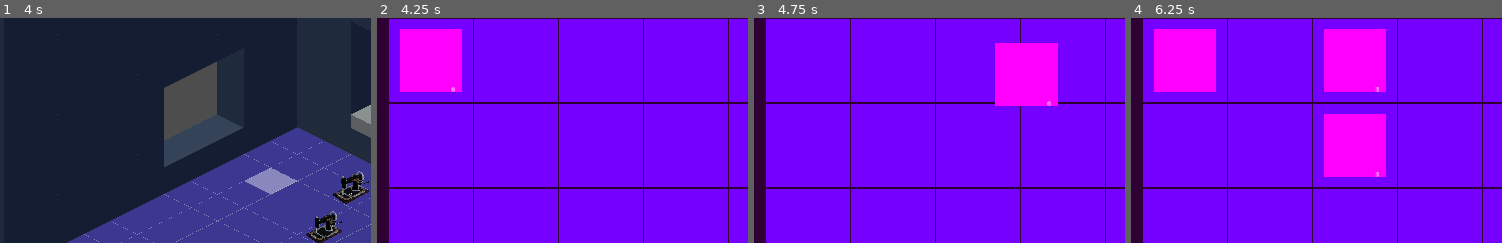
Above: before the commit, frames 1-4 (left to right).
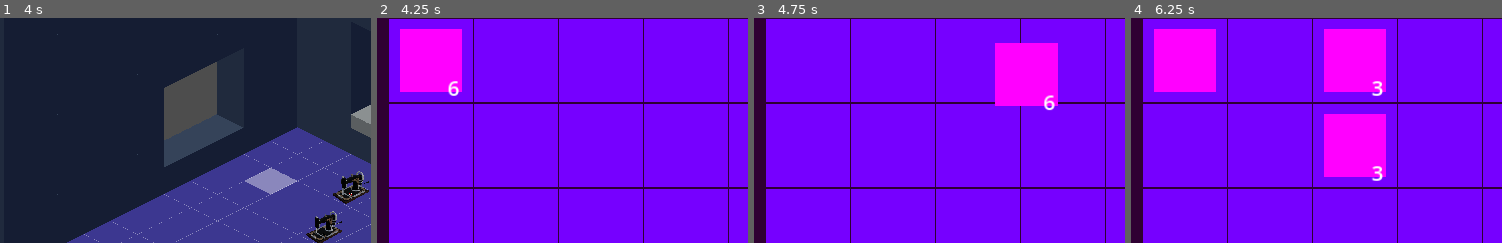
Above: after the commit, the same moments.

Repository: kaelynfmp/HearthLight
Game: Godot game, scene res://scenes/room.tscn
The game is run twice, just before and just after one commit, with the same random seed, the same clock (stepped at 60 frames per second) and the same inputs.
Inputs (mouse positions are % of the whole screen's width and height, from its top left):
- Up to frame 1 (4 s): tap Enter (ui_accept) at 0.5, 1.25, 2, 2.75, 3.5, 3.77 s; drag from (57, 59) to (63, 28) at 0.52 s; drag from (30, 55) to (46, 70) at 1.27 s; move the mouse to (63, 28) at 2.02 s; hold D (move_right) 2.03-2.75 s; hold Shift (modifier) 2.03-2.75 s; click (63, 28) at 2.17 s; drag from (46, 70) to (19, 35) at 2.77 s; move the mouse to (84, 65) at 3.52 s; hold A (move_left) from 3.53 s (still down); hold Shift (modifier) from 3.53 s (still down); click (84, 65) at 3.67 s
- Up to frame 2 (4.25 s): keep holding A (move_left); keep holding Shift (modifier); tap E (inventory) at 4.15 s
- Up to frame 3 (4.75 s): release A (move_left) at 4.25 s; release Shift (modifier) at 4.25 s; drag from (12, 31) to (36, 25) at 4.27 s
- Up to frame 4 (6.25 s): tap Enter (ui_accept) at 5 s; move the mouse to (23, 31) at 5.02 s; hold S (move_down) 5.03-5.75 s; hold Shift (modifier) 5.03-5.75 s; click (23, 31) at 5.17 s; drag from (35, 31) to (30, 55) at 5.77 s
The pictures show only the part of the screen within x 4-54%, y 22-72%; the shares and areas given below are measured in that part.

Frame 1 is identical in both runs. In frame 2, 0.1% of the frame differs, in the area x 19-23%, y 28-35%; in frame 3, 0.2%; in frame 4, 0.3%, in the area x 64-68%, y 28-73%.

Commit message:
feat: recipe tree can now see all recipes

Diff:
--- a/resources/gadgets/wheel.tres
+++ b/resources/gadgets/wheel.tres
@@ -4,12 +4,13 @@
 [ext_resource type="Script" path="res://scripts/resources/gadget.gd" id="1_s808j"]
 [ext_resource type="Script" path="res://scripts/resources/slot.gd" id="2_myy7m"]
 [ext_resource type="Script" path="res://scripts/resources/item.gd" id="3_cf36v"]
-[ext_resource type="Resource" uid="uid://c82decsqfayei" path="res://resources/items/cotton.tres" id="4_i0n88"]
+[ext_resource type="Resource" uid="uid://c82decsqfayei" path="res://resources/items/cotton.tres" id="4_7yqoi"]
+[ext_resource type="Texture2D" uid="uid://cwi4fc6b360oh" path="res://resources/sprites/sewing_machine.png" id="6_q6rig"]
 
 [sub_resource type="Resource" id="Resource_mns7h"]
 script = ExtResource("2_myy7m")
 locked = false
-item_filter = Array[ExtResource("3_cf36v")]([ExtResource("4_i0n88")])
+item_filter = Array[ExtResource("3_cf36v")]([ExtResource("4_7yqoi")])
 bypass_stack = false
 quantity = 0
 
@@ -24,24 +25,23 @@
 script = ExtResource("1_8iuif")
 slots = Array[ExtResource("2_myy7m")]([SubResource("Resource_mns7h"), SubResource("Resource_7k3h2")])
 
-[sub_resource type="PlaceholderTexture2D" id="PlaceholderTexture2D_kvee4"]
+[sub_resource type="PlaceholderTexture2D" id="PlaceholderTexture2D_ta21u"]
+size = Vector2(50, 20)
 
-[sub_resource type="Resource" id="Resource_5y10s"]
+[sub_resource type="Resource" id="Resource_yf71g"]
 script = ExtResource("3_cf36v")
-texture = SubResource("PlaceholderTexture2D_kvee4")
+texture = SubResource("PlaceholderTexture2D_ta21u")
 name = "Spinning Wheel"
-description = "The Item form of Spinning Wheel for inventory stuff."
+description = "Item for Spinning Wheel gadget"
 max_stack = 100
-price = 100
-
-[sub_resource type="PlaceholderTexture2D" id="PlaceholderTexture2D_vlgdy"]
+price = 0
 
 [resource]
 script = ExtResource("1_s808j")
-texture = SubResource("PlaceholderTexture2D_vlgdy")
+texture = ExtResource("6_q6rig")
 name = "Spinning Wheel"
 description = "Spinning Wheel desc"
-item = SubResource("Resource_5y10s")
+item = SubResource("Resource_yf71g")
 inventory = SubResource("Resource_btxp5")
 produces = true
 inputs = 1
--- a/resources/items/fabric.tres
+++ b/resources/items/fabric.tres
@@ -3,6 +3,7 @@
 [ext_resource type="Script" path="res://scripts/resources/item.gd" id="1_645j0"]
 
 [sub_resource type="PlaceholderTexture2D" id="PlaceholderTexture2D_yyo8x"]
+size = Vector2(60, 60)
 
 [resource]
 script = ExtResource("1_645j0")
--- a/resources/recipes/fabric_recipe.tres
+++ b/resources/recipes/fabric_recipe.tres
@@ -10,7 +10,7 @@
 [sub_resource type="Resource" id="Resource_y7i4n"]
 script = ExtResource("2_srkqm")
 item = ExtResource("3_40bce")
-locked = false
+locked = true
 item_filter = Array[ExtResource("1_ttuhh")]([])
 bypass_stack = false
 quantity = 5
@@ -18,7 +18,7 @@
 [sub_resource type="Resource" id="Resource_yumyf"]
 script = ExtResource("2_srkqm")
 item = ExtResource("5_d6oqo")
-locked = false
+locked = true
 item_filter = Array[ExtResource("1_ttuhh")]([])
 bypass_stack = false
 quantity = 1
--- a/scenes/inventory/input_slot.tscn
+++ b/scenes/inventory/input_slot.tscn
@@ -1,9 +1,15 @@
-[gd_scene format=3 uid="uid://fl3ygsg5b5m6"]
+[gd_scene load_steps=3 format=3 uid="uid://fl3ygsg5b5m6"]
 
-[node name="InputSlot" type="Control"]
-layout_mode = 3
-anchors_preset = 15
-anchor_right = 1.0
-anchor_bottom = 1.0
-grow_horizontal = 2
-grow_vertical = 2
+[ext_resource type="PackedScene" uid="uid://c5605c3ehaw25" path="res://scenes/inventory/slot.tscn" id="1_djv2w"]
+[ext_resource type="Texture2D" uid="uid://cy4o24bpi4gf5" path="res://resources/sprites/inputslot.png" id="2_sq5u0"]
+
+[node name="InputSlot" instance=ExtResource("1_djv2w")]
+size_flags_vertical = 4
+
+[node name="InputBG" type="TextureRect" parent="." index="1"]
+texture_filter = 1
+layout_mode = 2
+size_flags_vertical = 8
+mouse_filter = 2
+texture = ExtResource("2_sq5u0")
+stretch_mode = 2
--- /dev/null
+++ b/scenes/inventory/output_slot.tscn
@@ -0,0 +1,14 @@
+[gd_scene load_steps=3 format=3 uid="uid://ct2xl4kqbmo4b"]
+
+[ext_resource type="PackedScene" uid="uid://c5605c3ehaw25" path="res://scenes/inventory/slot.tscn" id="1_s7flm"]
+[ext_resource type="Texture2D" uid="uid://mbmhxks1ea5v" path="res://resources/sprites/outputslot.png" id="2_wfht7"]
+
+[node name="Slot" instance=ExtResource("1_s7flm")]
+
+[node name="OutputBG" type="TextureRect" parent="." index="1"]
+texture_filter = 1
+layout_mode = 2
+size_flags_vertical = 4
+mouse_filter = 2
+texture = ExtResource("2_wfht7")
+stretch_mode = 2
--- a/scenes/inventory/slot.tscn
+++ b/scenes/inventory/slot.tscn
@@ -35,6 +35,7 @@
 [node name="Item" type="Sprite2D" parent="SlotPanel/ItemContainer/ItemPanel"]
 
 [node name="Stack" type="Label" parent="SlotPanel"]
+visible = false
 z_index = 3
 layout_mode = 1
 anchors_preset = 3
@@ -46,7 +47,8 @@
 offset_top = -63.0
 grow_horizontal = 0
 grow_vertical = 0
-text = "999"
+theme_override_font_sizes/font_size = 50
+text = "0"
 horizontal_alignment = 1
 vertical_alignment = 1
 
--- a/addons/recipe_tree/recipe_cable.tscn
+++ b/scripts/gui/cable.tscn
@@ -1,6 +1,6 @@
 [gd_scene load_steps=4 format=3 uid="uid://bpgllt54k68mw"]
 
-[ext_resource type="Script" path="res://addons/recipe_tree/cable.gd" id="1_cwhcs"]
+[ext_resource type="Script" path="res://scripts/gui/cable.gd" id="1_240sm"]
 
 [sub_resource type="SphereMesh" id="SphereMesh_6qk32"]
 radius = 15.0
@@ -13,7 +13,7 @@
 point_count = 2
 
 [node name="Cable" type="Node2D"]
-script = ExtResource("1_cwhcs")
+script = ExtResource("1_240sm")
 
 [node name="Origin" type="MeshInstance2D" parent="."]
 position = Vector2(395, 337)
--- a/scripts/gui/inventory/inventory.gd
+++ b/scripts/gui/inventory/inventory.gd
@@ -6,7 +6,7 @@
 var is_open: bool = false
 
 func _ready() -> void:
-	inventory.update.connect(update_slots)
+	inventory.changed.connect(update_slots)
 	update_slots()
 	GameManager.inventory_changed.connect(on_inventory_changed)
 
--- a/scripts/gui/inventory/slot.gd
+++ b/scripts/gui/inventory/slot.gd
@@ -1,9 +1,7 @@
+@tool
 extends PanelContainer
 
-@onready var item_sprite: Sprite2D = $SlotPanel/ItemContainer/ItemPanel/Item
-@onready var stack_number: Label = $SlotPanel/Stack
-
-var slot: Slot
+@export var slot: Slot
 
 var mouse_over: bool = false
 ## If you are currently holding right click to make a 'line'
@@ -12,6 +10,8 @@
 var just_half_stacked: bool = false
 
 func update():
+	var item_sprite:Sprite2D = find_child("Item", true)
+	var stack_number:Label = find_child("Stack", true)
 	if slot != null:
 		if !slot.item:
 			item_sprite.visible = false
@@ -31,6 +31,8 @@
 ## On mouse entered, it will check to see if it can distribute slots, pick up slotsor if it can start placing with
 ## right click
 func _on_mouse_entered() -> void:
+	if cursor_slot() == null:
+		return
 	if Input.is_mouse_button_pressed(MOUSE_BUTTON_LEFT):
 		if Input.is_action_pressed("modifier"):
 			GameManager.send_to_inventory(slot)
@@ -55,6 +57,8 @@
 
 ## On mouse exit, it will add to the original slot if dragged off from right click for distribution purposes
 func _on_mouse_exited() -> void:
+	if cursor_slot() == null:
+		return
 	if Input.is_mouse_button_pressed(MOUSE_BUTTON_RIGHT) and !rmb_line:
 		# Will add one to the original slot if dragged off
 		drop_slot_cursor()
@@ -62,6 +66,8 @@
 
 ## On click, do inventory management
 func _on_gui_input(event:InputEvent) -> void:
+	if cursor_slot() == null:
+		return
 	if event is InputEventMouseButton:
 		if event.button_index == MOUSE_BUTTON_LEFT:
 			# If the items arent both null, OR if you left click, swap the items
@@ -175,11 +181,15 @@
 
 ## Returns the globally defined slot that belongs to the cursor
 func cursor_slot() -> Slot:
-	return GameManager.cursor.slot
+	if "cursor" in GameManager:
+		# This wouldn't be true if this is being done in the editor
+		return GameManager.cursor.slot
+	return null
 
 func set_slot(setting_slot: Slot):
 	if slot:
-		slot.update.disconnect(update)
+		slot.changed.disconnect(update)
 	slot = setting_slot
-	slot.update.connect(update)
+	if slot != null:
+		slot.changed.connect(update)
 	update()
--- a/scripts/gui/ui_base.gd
+++ b/scripts/gui/ui_base.gd
@@ -1,3 +1,4 @@
+@tool
 extends Control
 
 @export var scale_factor:float = 1
--- a/scripts/resources/inventory.gd
+++ b/scripts/resources/inventory.gd
@@ -4,16 +4,21 @@
 
 extends Resource
 
-signal update
-
 ## Array of [Slot]s. Each slot contains the item, and how many of it per slot.
-@export var slots: Array[Slot]
+@export var slots: Array[Slot]:
+	set(value):
+		for index in range(value.size()):
+			# load an empty slot if array is ever appended
+			if value[index] == null:
+				value[index] = load("res://scripts/resources/slot.gd").new()
+		slots = value
 
 ## Initialization of the default values
 func _init(p_slots: Array[Slot] = []):
 	slots = p_slots
 	GameManager.inventory_changed.connect(on_inventory_changed)
 
+## Attempts to insert [Item]s, going into the earliest available [Slot]s
 func insert(item: Item, amount=1) -> bool:
 	var item_slots: Array = slots.filter(func(slot): return (slot.item == item and not slot.locked))
 	var found: bool       = false
@@ -37,7 +42,7 @@
 		else:
 			return false
 
-	update.emit()
+	changed.emit()
 	return true
 
 func on_inventory_changed():
--- a/scripts/resources/recipe.gd
+++ b/scripts/resources/recipe.gd
@@ -19,17 +19,29 @@
 				add_gadget_filter(slot.item)
 		var index: int = 0
 		for item in items:
-			var matching: Array = inputs.filter(func(slot): return slot.item == item)
+			var matching: Array = inputs.filter(func(slot): if slot != null: return slot.item == item)
 			if matching.is_empty():
 				items.remove_at(index)
 				remove_gadget_filter(item)
 			index += 1
 		return inputs
+	set(value):
+		for index in range(value.size()):
+			if value[index] == null:
+				# load an empty slot if array is ever appended
+				value[index] = load("res://scripts/resources/slot.gd").new()
+		inputs = value
 
 var items: Array[Item] = []
 
 ## Outputs of this recipe
-@export var outputs: Array[Slot]
+@export var outputs: Array[Slot]:
+	set(value):
+		for index in range(value.size()):
+			if value[index] == null:
+				# load an empty slot if array is ever appended
+				value[index] = load("res://scripts/resources/slot.gd").new()
+		outputs = value
 ## Processing time multiplier of this recipe
 @export var processing_multiplier: float = 1.0
 
--- a/scripts/resources/slot.gd
+++ b/scripts/resources/slot.gd
@@ -5,8 +5,6 @@
 class_name Slot
 
 extends Resource
-
-signal update
 
 ## The [Item] that this slot represents. Can have multiple.
 @export var item: Item :
@@ -21,6 +19,7 @@
 			decrement(quantity)
 		else:
 			quantity = max(quantity, 1)
+		changed.emit()
 		notify_property_list_changed()
 
 ## Whether or not this slot is locked to inputs.
@@ -45,6 +44,7 @@
 				item = null
 		else:
 			quantity = 0
+		changed.emit()
 
 func _init(p_item: Item = null, p_quantity: int = 0, p_locked: bool = false):
 	item = p_item
@@ -70,7 +70,7 @@
 		var remainder: int      = starting_value + amount - item.max_stack
 		quantity += amount
 
-		update.emit()
+		changed.emit()
 		return max(remainder, 0)
 	return amount
 
@@ -79,7 +79,7 @@
 	if (amount > quantity):
 		return true
 	quantity -= amount
-	update.emit()
+	changed.emit()
 	return item != null # returns whether the item still exists after decrementing
 
 ## Initializes the slot with an item and a stack size, default 1
@@ -87,7 +87,7 @@
 	if can_insert(p_item) and not bypass:
 		item = p_item
 		quantity = p_quantity
-		update.emit()
+		changed.emit()
 		if item == null:
 			return 0
 		return max(quantity - item.max_stack, 0)
Not shown, added: addons/recipe_tree/gadget_node.gd
Not shown, added: addons/recipe_tree/gadget_node.tscn
Not shown, added: addons/recipe_tree/item_node.gd
Not shown, added: addons/recipe_tree/item_node.tscn
Not shown, changed: addons/recipe_tree/recipe_editor_node.gd
Not shown, added: addons/recipe_tree/recipe_node.gd
Not shown, changed: addons/recipe_tree/recipe_node.tscn
Not shown, changed: addons/recipe_tree/recipe_tree.gd
Not shown, changed: addons/recipe_tree/recipe_tree.tscn
Not shown, added: addons/recipe_tree/recipe_tree_handler.gd
Not shown, changed: addons/recipe_tree/recipe_tree_properties.tres
Binary file added: resources/sprites/gadgetslot.png
(and 5 more such lines)
